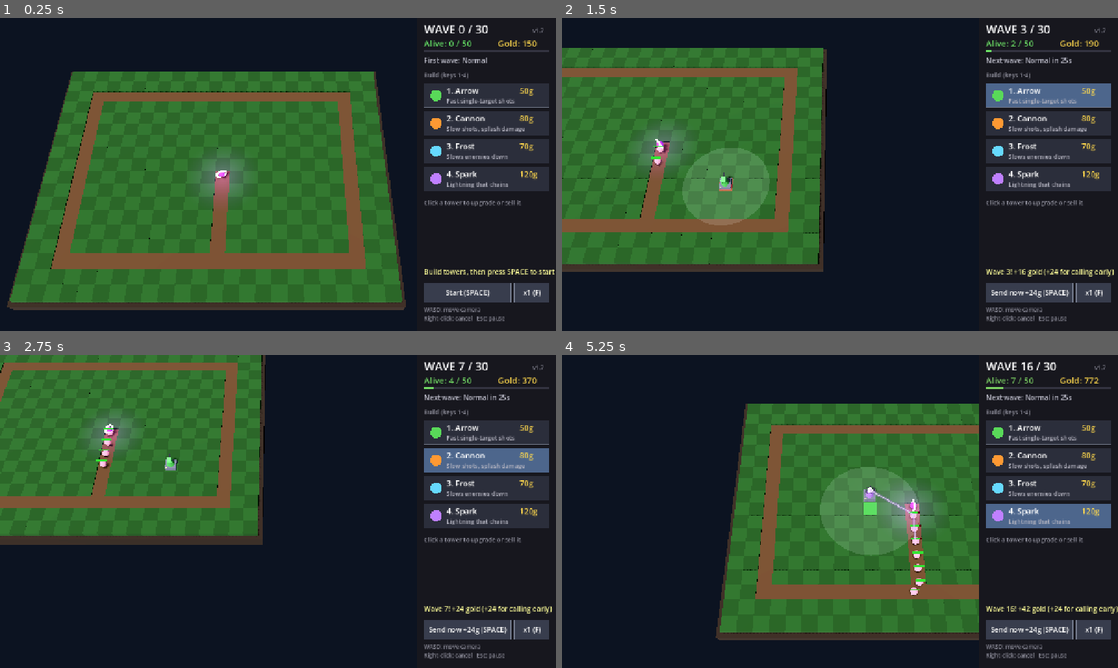
Above: before the commit, frames 1-4 (two rows, left to right).
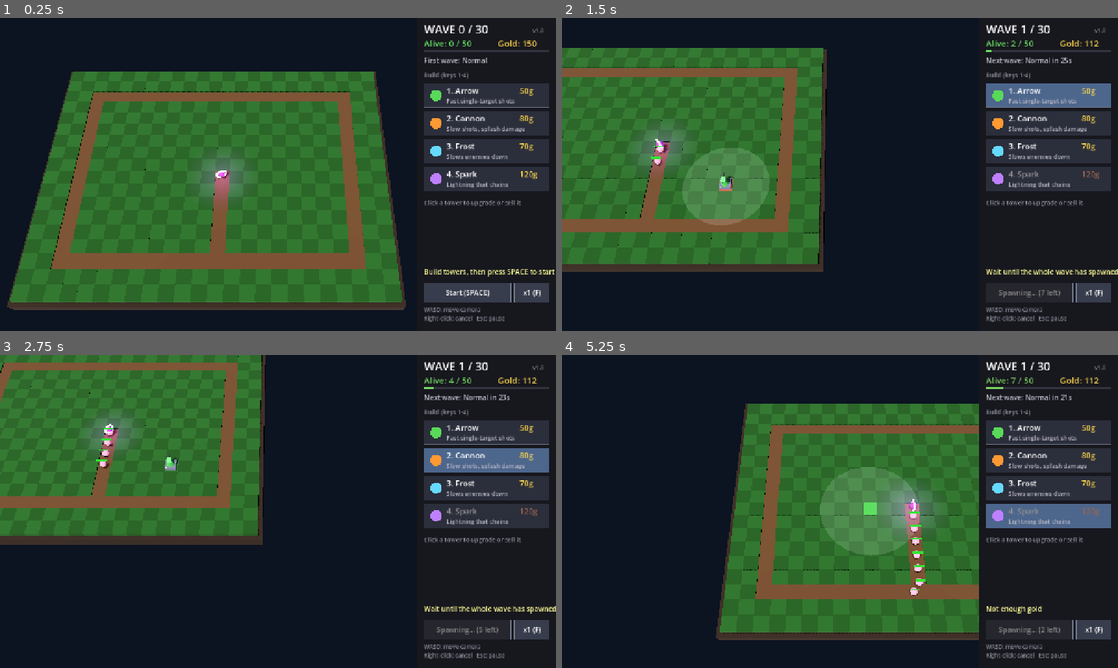
Above: after the commit, the same moments.

Repository: gettic/Gettics-first-TD
Game: Godot game, scene res://main.tscn
The game is run twice, just before and just after one commit, with the same random seed, the same clock (stepped at 60 frames per second) and the same inputs.
Inputs (mouse positions are in pixels of both pictures, inside the frame that each line leads up to):
- Up to frame 1 (0.25 s): no input
- Up to frame 2 (1.5 s): tap Enter at 0.5 s; move the mouse to (962, 158) at 0.52 s; hold D 0.53-1.28 s; tap Space at 0.6, 0.77, 1.07 s; click (962, 158) at 0.67 s; move the mouse to (728, 190) at 1.27 s; hold S from 1.28 s (still down); tap 1 at 1.35 s; click (728, 190) at 1.42 s
- Up to frame 3 (2.75 s): tap Space at 1.52, 1.55, 1.82, 2.3 s; move the mouse to (333, 442) at 2.02 s; release S at 2.03 s; hold D from 2.03 s (still down); tap 2 at 2.1 s; click (333, 442) at 2.17 s
- Up to frame 4 (5.25 s): move the mouse to (812, 574) at 2.77 s; release D at 2.78 s; hold W 2.78-3.53 s; tap 3 at 2.85 s; click (812, 574) at 2.92 s; tap Space at 3.02, 3.05, 3.32, 3.77, 3.8, 4.07, 4.52, 4.55, 4.82 s; move the mouse to (1006, 558) at 3.52 s; hold A 3.53-5.03 s; tap 4 at 3.6 s; click (1006, 558) at 3.67 s; move the mouse to (673, 464) at 4.27 s; tap U at 4.35 s; click (673, 464) at 4.42 s; move the mouse to (867, 511) at 5.02 s; hold S from 5.03 s (still down); tap X at 5.1 s; click (867, 511) at 5.17 s

The runs differ from the first frame. In frame 1, less than 0.1% of the frame differs, in the area x 97-98%, y 3-5%; in frame 2, 1.4%; in frame 3, 1.4%; in frame 4, 1.7%, in the area x 54-100%, y 2-91%.

Commit message:
Wait for the wave to finish spawning before sending the next one
Space and the wave button now only send the next wave early once every
monster of the current wave has spawned. The button shows how many are
still left to spawn. Bump version to 1.8 and refresh README and screenshot.

Diff:
--- a/main.gd
+++ b/main.gd
@@ -695,6 +695,15 @@
 		spawn_queue.append(kind)
 
 
+# The player calling a wave (Space or the button). Not allowed until every enemy
+# of the current wave has spawned.
+func call_wave() -> void:
+	if not spawn_queue.is_empty():
+		flash("Wait until the whole wave has spawned!")
+		return
+	start_wave()
+
+
 func spawn_enemy(kind: String) -> void:
 	var e := Enemy.new()
 	e.pos = path_points[0]
@@ -998,7 +1007,7 @@
 			KEY_1, KEY_2, KEY_3, KEY_4:
 				choose_build(TOWER_TYPES[event.keycode - KEY_1])
 			KEY_SPACE:
-				start_wave()
+				call_wave()
 			KEY_U:
 				upgrade_selected()
 			KEY_X, KEY_DELETE:
@@ -1022,7 +1031,7 @@
 		if selected != null and SELL_RECT.has_point(p):
 			sell_selected()
 		if WAVE_RECT.has_point(p):
-			start_wave()
+			call_wave()
 		if SPEED_RECT.has_point(p):
 			toggle_speed()
 		if update_version != "" and UPDATE_RECT.has_point(p):
@@ -1254,11 +1263,13 @@
 	var wave_label: String
 	if wave == 0:
 		wave_label = "Start (SPACE)"
+	elif wave < MAX_WAVE and not spawn_queue.is_empty():
+		wave_label = "Spawning... (%d left)" % spawn_queue.size()
 	elif wave < MAX_WAVE:
 		wave_label = "Send now +%dg (SPACE)" % int(maxf(next_wave_timer, 0.0))
 	else:
 		wave_label = "No more waves"
-	button(WAVE_RECT, wave_label, wave < MAX_WAVE and state == "playing")
+	button(WAVE_RECT, wave_label, wave < MAX_WAVE and state == "playing" and spawn_queue.is_empty())
 	button(SPEED_RECT, "x%d (F)" % game_speed, true, game_speed > 1)
 	text(Vector2(PANEL_X, 676), "WASD: move camera", 13, Color(0.55, 0.55, 0.6))
 	text(Vector2(PANEL_X, 696), "Right-click: cancel   Esc: pause", 13, Color(0.55, 0.55, 0.6))
--- a/project.godot
+++ b/project.godot
@@ -4,7 +4,7 @@
 [application]
 
 config/name="Spiral TD"
-config/version="1.7"
+config/version="1.8"
 run/main_scene="res://main.tscn"
 config/features=PackedStringArray("4.7")
 
Binary file changed: screenshot.png
